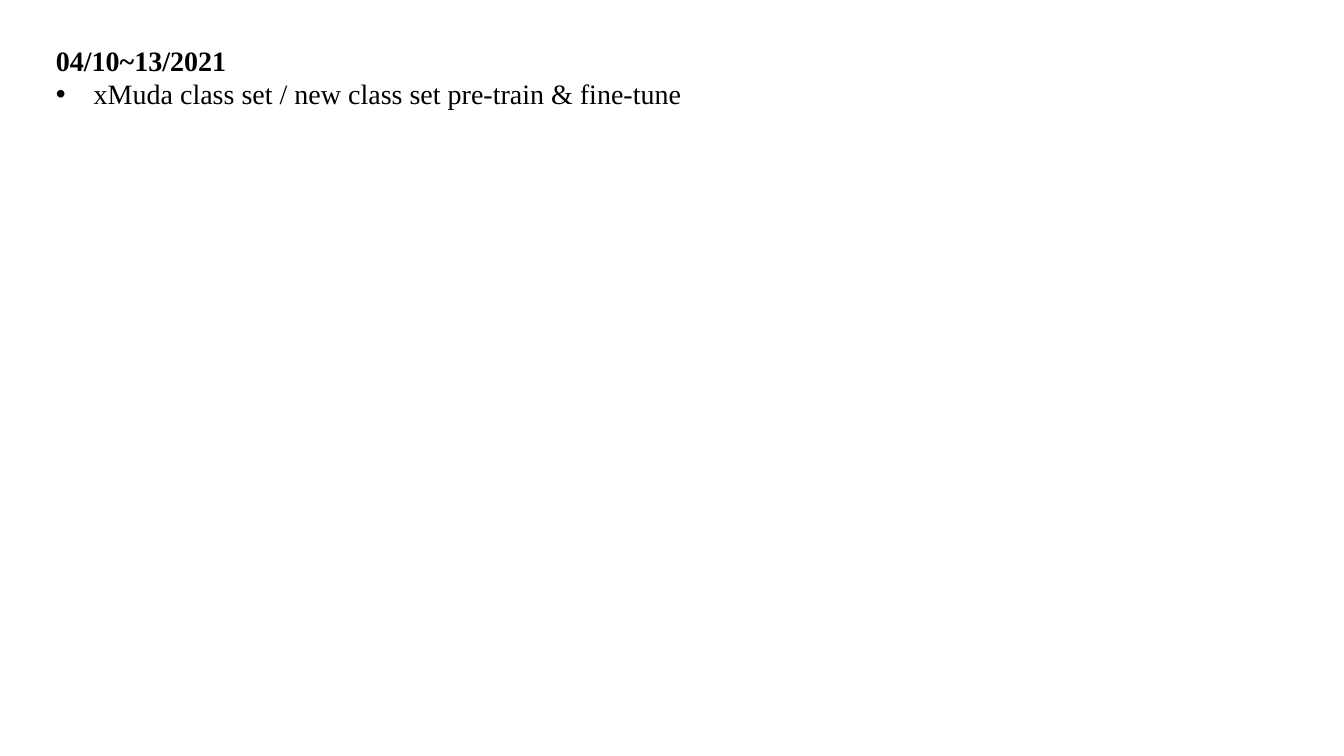
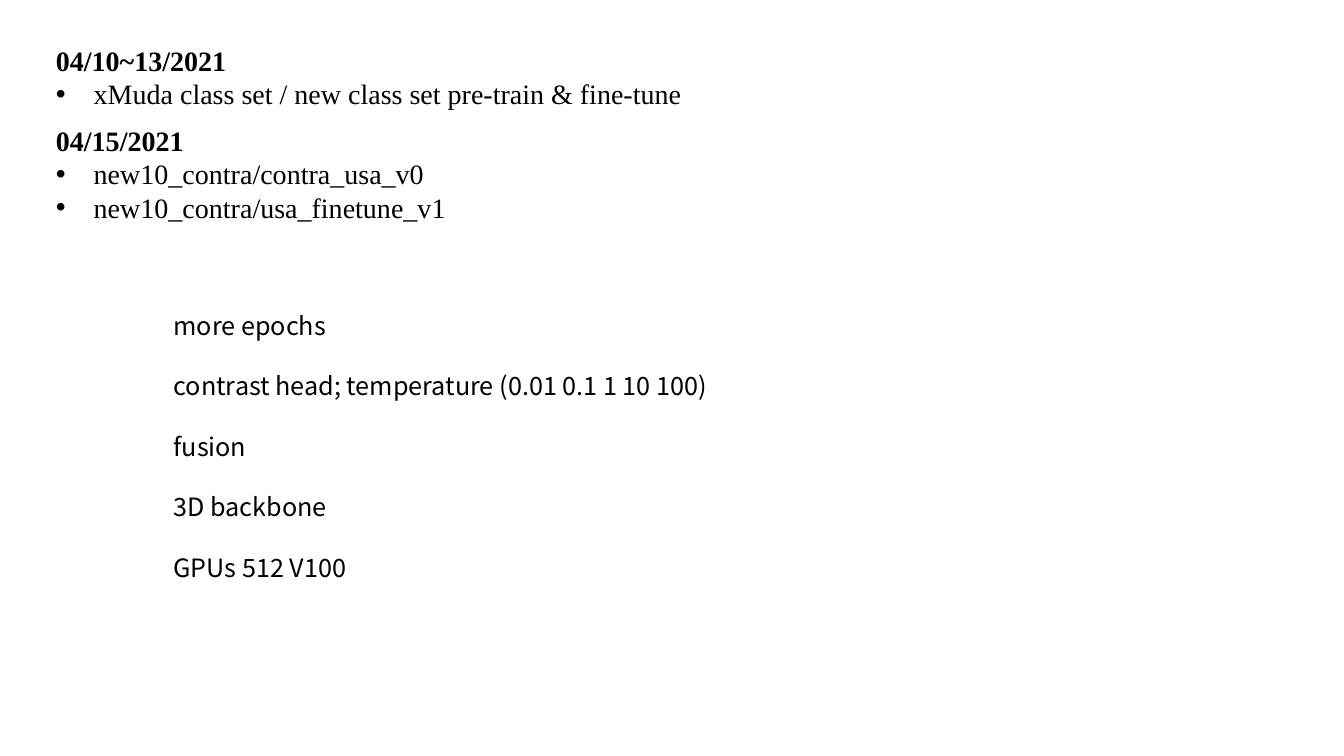
Before and after one commit to XYHC-MMDA/Multi-modal-Multi-task-DA, a slide deck: slide 17 of demo/latest.pptx. Drawn at 1344x756 pixels with LibreOffice and Linux fonts; fonts in the diff are those of the drawing. Boxes give left, top, right and bottom in pixels: in the first picture for what was removed or moved away, otherwise in the second. Text is boxed around its words. In the diff, an @@ line names an element or a change of style, - is before the commit and + after.

```diff
--- a/demo/latest.pptx
+++ b/demo/latest.pptx
@@ text added at (56, 132, 446, 222), 20 pt, text #000000 @@
+04/15/2021
+• new10_contra/contra_usa_v0
+• new10_contra/usa_finetune_v1
@@ text added at (174, 315, 706, 578), 18 pt, text #000000 @@
+more epochs
+contrast head; temperature (0.01 0.1 1 10 100)
+fusion
+3D backbone
+GPUs 512 V100
```
Also in this commit, not shown: 7 other slides changed, 3 slides added, 3 other files.
